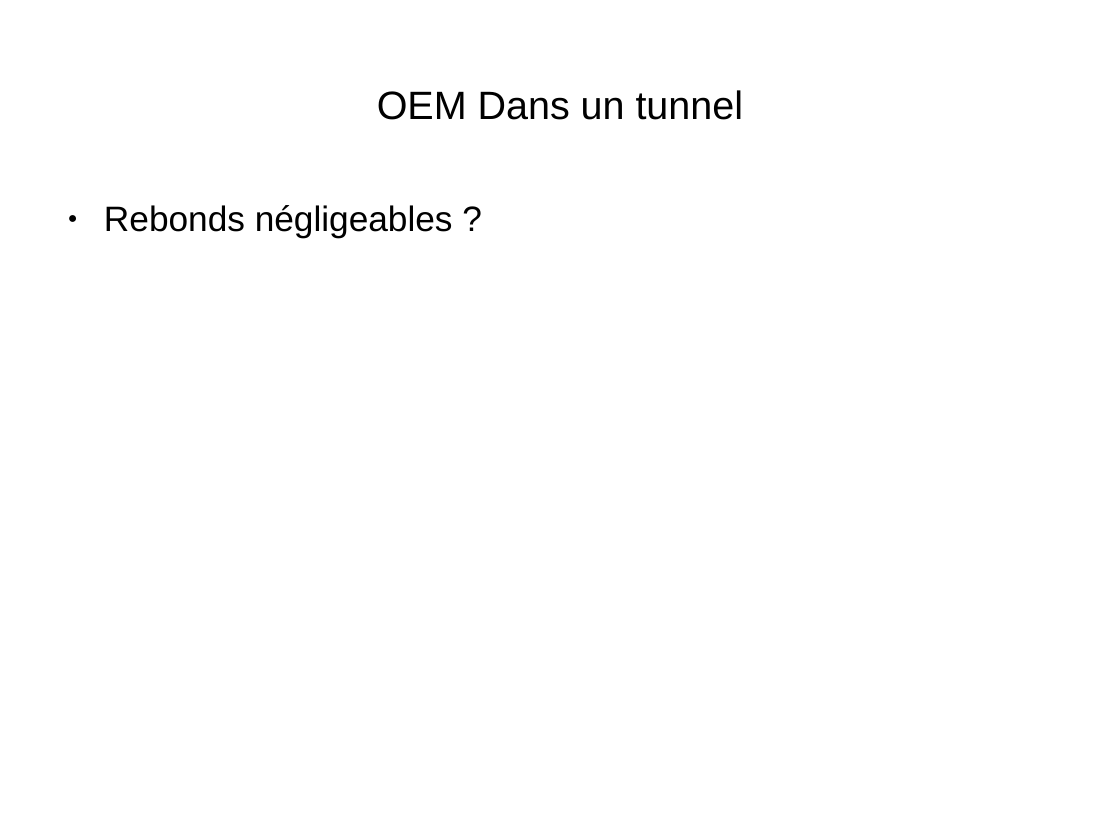
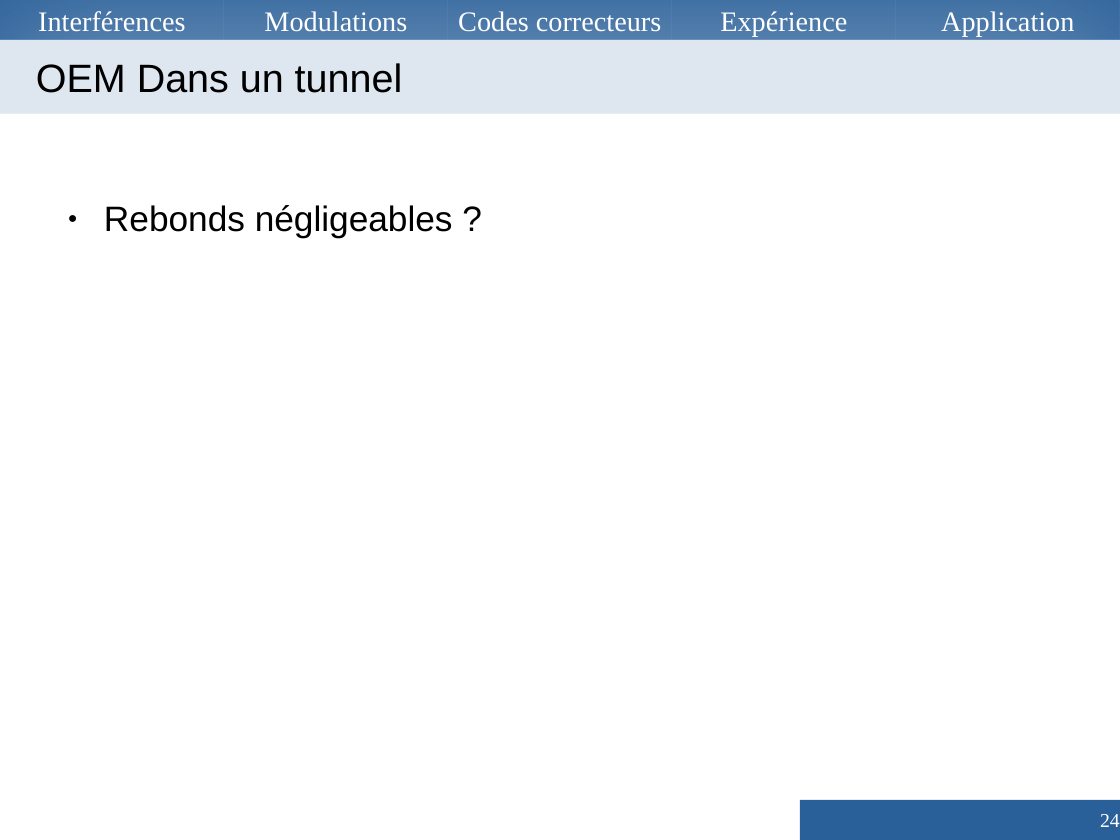
Before and after one commit to Vzrod/tipe, a slide deck: slide 24 of TIPE.odp. Drawn at 1120x840 pixels with LibreOffice and Linux fonts; fonts in the diff are those of the drawing. Boxes give left, top, right and bottom in pixels: in the first picture for what was removed or moved away, otherwise in the second. Text is boxed around its words. In the diff, an @@ line names an element or a change of style, - is before the commit and + after.

```diff
--- a/TIPE.odp
+++ b/TIPE.odp
@@ rectangle added at <box>0,0,224,40</box>, fill #2A6099, outline #3465A4 0 pt, 20 pt, text #FFFFFF @@
+Interférences
@@ rectangle added at <box>224,0,447,40</box>, fill #2A6099, outline #3465A4 0 pt, 20 pt, text #FFFFFF @@
+Modulations
@@ rectangle added at <box>448,0,672,40</box>, fill #2A6099, outline #3465A4 0 pt, 20 pt, text #FFFFFF @@
+Codes correcteurs
@@ rectangle added at <box>672,0,895,40</box>, fill #2A6099, outline #3465A4 0 pt, 20 pt, text #FFFFFF @@
+Expérience
@@ rectangle added at <box>896,0,1120,40</box>, fill #2A6099, outline #3465A4 0 pt, 20 pt, text #FFFFFF @@
+Application
@@ title "OEM Dans un tunnel": place and size @@
-title "OEM Dans un tunnel" at <box>377,90,744,120</box>
+title "OEM Dans un tunnel" at <box>0,40,1120,114</box>
@@ title "OEM Dans un tunnel" at <box>0,40,1120,114</box>: alignment centre to left; indent changed; fill none to #DEE6EF; shadow on @@
@@ page number added at <box>800,800,1120,839</box>, fill #2A6099, 14 pt, text #FFFFFF @@
+24
```
Also in this commit, not shown: 21 other slides changed, 2 slides added, 2 slides removed, 7 other files.
